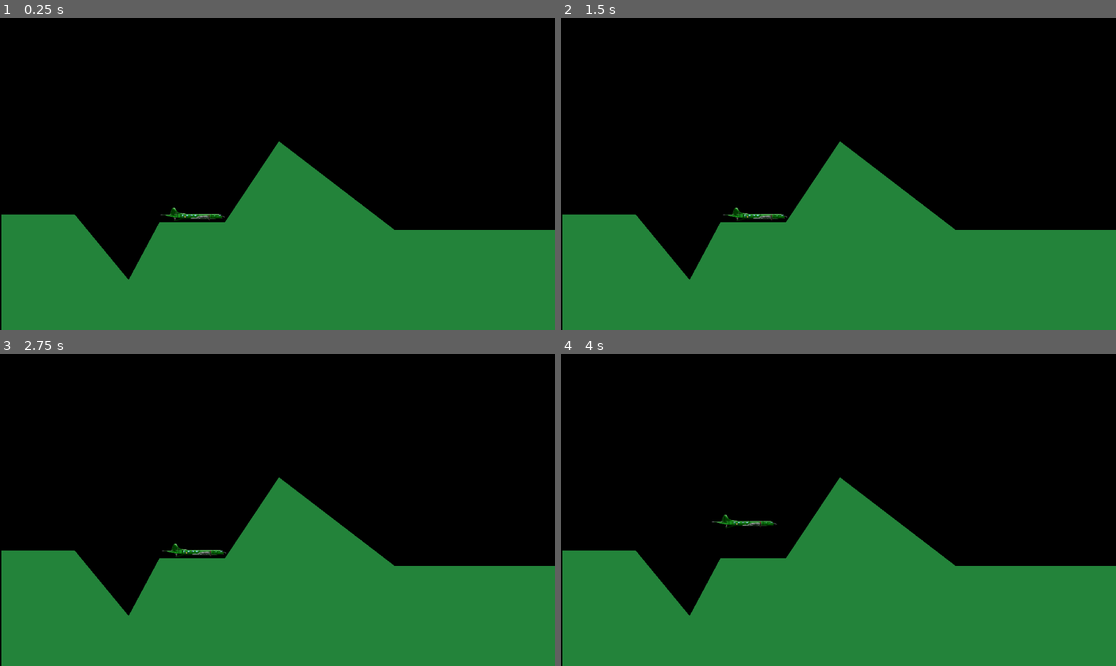
Above: before the commit, frames 1-4 (two rows, left to right).
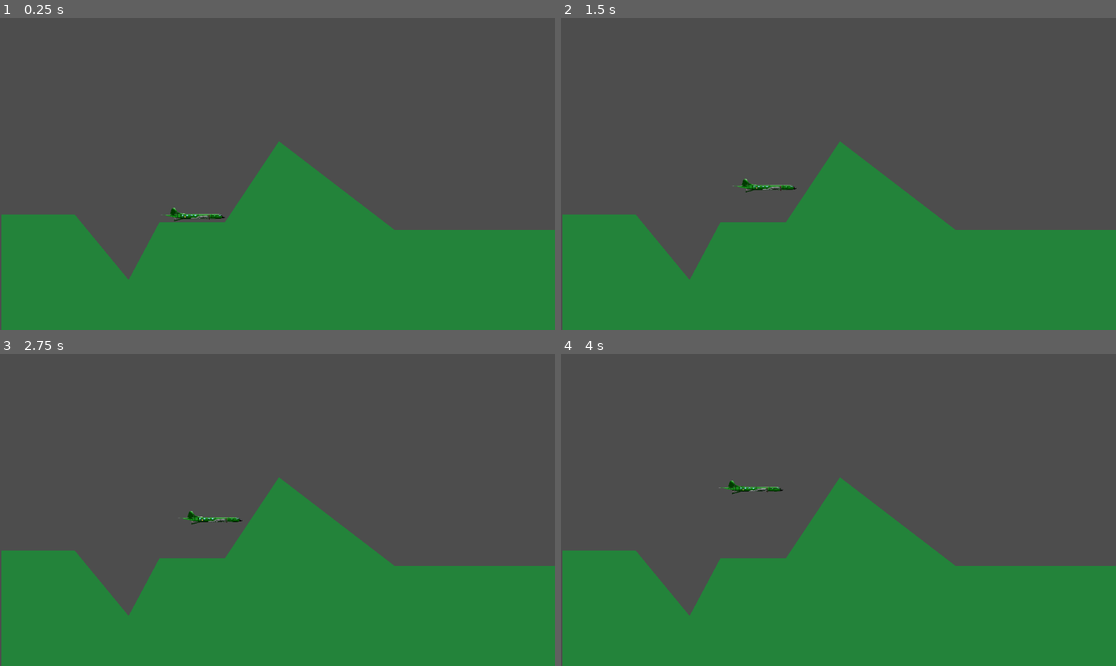
Above: after the commit, the same moments.

Repository: acvogel/chopper_commando
Game: Godot game, scene res://main.tscn
Same seed, same stepped clock (60 frames per second), same inputs: the game is played once before the commit and once after it.
Inputs:
- Up to frame 1 (0.25 s): no input
- Up to frame 2 (1.5 s): tap Enter at 0.5 s; hold D (input_right) 0.53-1.28 s; tap Space (input_space) at 0.6, 1.25, 1.35 s; hold S (input_down) from 1.28 s (still down)
- Up to frame 3 (2.75 s): release S (input_down) at 2.03 s; hold D (input_right) from 2.03 s (still down); tap Space (input_space) at 2.1 s
- Up to frame 4 (4 s): release D (input_right) at 2.78 s; hold W (input_up) 2.78-3.53 s; tap Space (input_space) at 2.85, 3.6 s; hold A (input_left) from 3.53 s (still down)

The runs differ from the first frame. In frame 1, 63% of the frame differs, in the area x 0-100%, y 0-100%; in frame 2, 64%; in frame 3, 64%; in frame 4, 64%.

Commit message:
Simple bomb dropping and flying

Diff:
--- /dev/null
+++ b/bomb.tscn
@@ -0,0 +1,17 @@
+[gd_scene load_steps=3 format=3 uid="uid://bi1kwqwvlp8jq"]
+
+[ext_resource type="Texture2D" uid="uid://bbpjbwbu3ldn0" path="res://boss-star-badge-achievement-512.webp" id="1_573fp"]
+
+[sub_resource type="RectangleShape2D" id="RectangleShape2D_4fn8o"]
+size = Vector2(32, 32)
+
+[node name="Bomb" type="RigidBody2D"]
+
+[node name="Sprite2D" type="Sprite2D" parent="."]
+position = Vector2(1.52588e-05, 1.52588e-05)
+scale = Vector2(0.109375, 0.109375)
+texture = ExtResource("1_573fp")
+metadata/_edit_lock_ = true
+
+[node name="CollisionShape2D" type="CollisionShape2D" parent="."]
+shape = SubResource("RectangleShape2D_4fn8o")
--- a/chopper.gd
+++ b/chopper.gd
@@ -2,6 +2,7 @@
 
 var speed = 0
 var speed_increment = 50
+@export var bomb_scene: PackedScene
 
 func get_input():
 	var delta_velocity = Vector2(0,0)
@@ -12,8 +13,17 @@
 	if Input.is_action_just_pressed("input_up"):
 		delta_velocity.y -= speed_increment
 	if Input.is_action_just_pressed("input_down"):
-			delta_velocity.y += speed_increment
+		delta_velocity.y += speed_increment
+	if Input.is_action_just_pressed("input_space"):
+		spawn_bomb()
 	return delta_velocity
+
+func spawn_bomb():
+	var bomb = bomb_scene.instantiate()
+	bomb.linear_velocity = velocity
+	bomb.global_position = global_position
+	bomb.global_position.y += 40.0
+	add_sibling(bomb)
 
 func _physics_process(delta):
 	var delta_velocity = get_input()
--- a/chopper.tscn
+++ b/chopper.tscn
@@ -1,13 +1,15 @@
-[gd_scene load_steps=4 format=3 uid="uid://de8p7i7udva5"]
+[gd_scene load_steps=5 format=3 uid="uid://de8p7i7udva5"]
 
 [ext_resource type="Texture2D" uid="uid://ck2dyid84ct2k" path="res://paraplane1.png" id="1_2xgcc"]
 [ext_resource type="Script" uid="uid://cdk1k4qm1e1a" path="res://chopper.gd" id="1_48qdx"]
+[ext_resource type="PackedScene" uid="uid://bi1kwqwvlp8jq" path="res://bomb.tscn" id="2_41gt4"]
 
 [sub_resource type="RectangleShape2D" id="RectangleShape2D_x44om"]
 size = Vector2(128, 32)
 
 [node name="Chopper" type="CharacterBody2D"]
 script = ExtResource("1_48qdx")
+bomb_scene = ExtResource("2_41gt4")
 
 [node name="CollisionShape2D" type="CollisionShape2D" parent="."]
 shape = SubResource("RectangleShape2D_x44om")
--- a/main.tscn
+++ b/main.tscn
@@ -17,6 +17,7 @@
 metadata/_edit_group_ = true
 
 [node name="Background" type="Polygon2D" parent="."]
+visible = false
 z_index = -5
 color = Color(0, 0, 0, 1)
 polygon = PackedVector2Array(0, 0, 0, 648, 1152, 648, 1152, 0)
